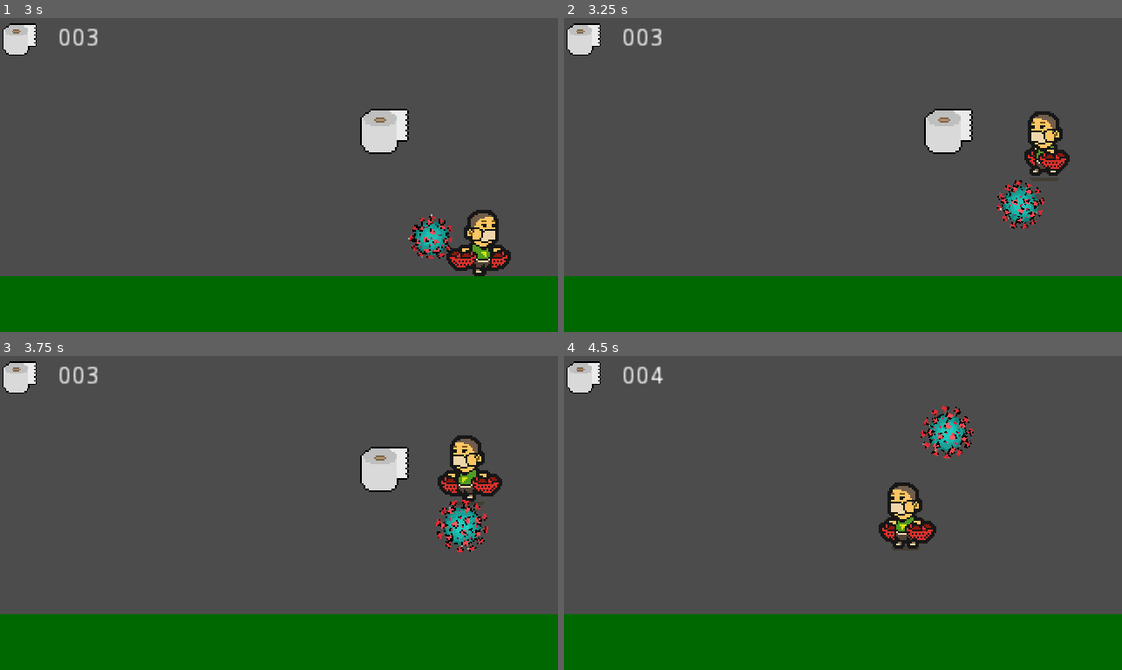
Above: before the commit, frames 1-4 (two rows, left to right).
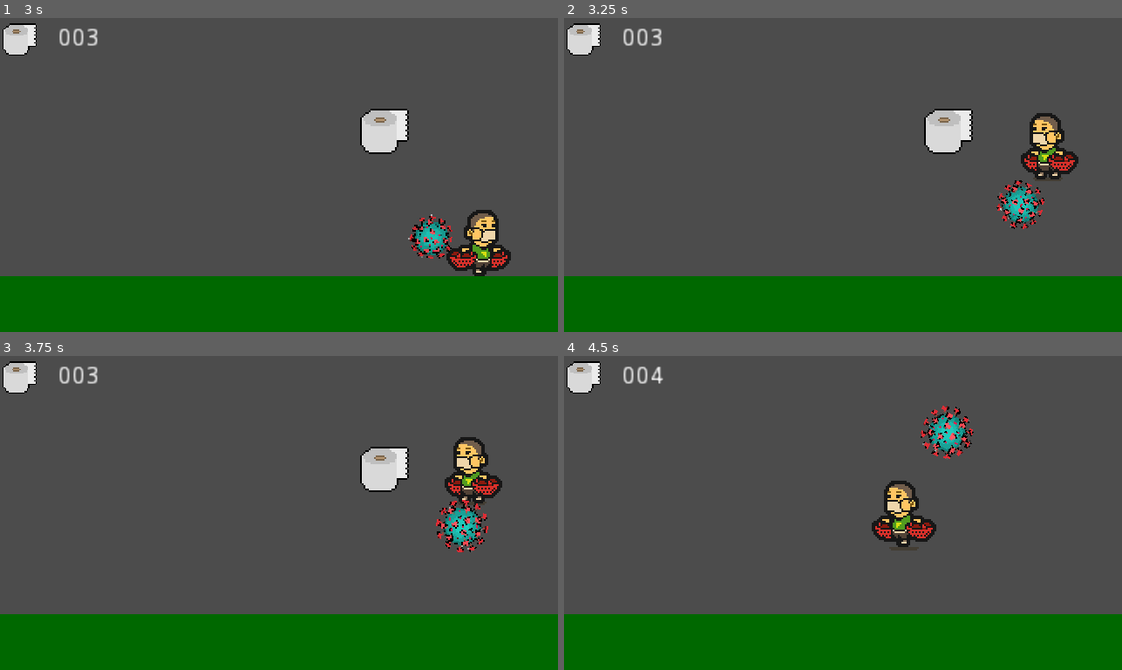
Above: after the commit, the same moments.

Repository: progsource/ssj2020_1
Game: Godot game, scene res://scenes/Game.tscn
Same seed, same stepped clock (60 frames per second), same inputs: the game is played once before the commit and once after it.
Inputs:
- Up to frame 1 (3 s): hold Right (ui_right) 0.53-2.03 s; tap Space (ui_select) at 0.77, 1.52 s; hold Left (ui_left) from 2.03 s (still down)
- Up to frame 2 (3.25 s): keep holding Left (ui_left); tap Space (ui_select) at 3.02 s
- Up to frame 3 (3.75 s): keep holding Left (ui_left)
- Up to frame 4 (4.5 s): tap Space (ui_select) at 3.77 s; release Left (ui_left) at 4.28 s; hold Right (ui_right) from 4.28 s (still down)

Frame 1 is identical in both runs. In frame 2, 0.9% of the frame differs, in the area x 81-93%, y 29-52%; in frame 3, 1.0%; in frame 4, 1.0%, in the area x 55-67%, y 39-62%.

Commit message:
Player jump animation

Diff:
--- a/code/packed/Player.tscn
+++ b/code/packed/Player.tscn
@@ -21,6 +21,22 @@
 "transitions": PoolRealArray( 1, 1, 1, 1 ),
 "update": 1,
 "values": [ Rect2( 0, 0, 48, 48 ), Rect2( 48, 0, 48, 48 ), Rect2( 96, 0, 48, 48 ), Rect2( 144, 0, 48, 48 ) ]
+}
+
+[sub_resource type="Animation" id=4]
+resource_name = "PlayerJump"
+loop = true
+tracks/0/type = "value"
+tracks/0/path = NodePath("Sprite:region_rect")
+tracks/0/interp = 1
+tracks/0/loop_wrap = true
+tracks/0/imported = false
+tracks/0/enabled = true
+tracks/0/keys = {
+"times": PoolRealArray( 0.1 ),
+"transitions": PoolRealArray( 1 ),
+"update": 0,
+"values": [ Rect2( 0, 96, 48, 48 ) ]
 }
 
 [sub_resource type="Animation" id=3]
@@ -47,7 +63,7 @@
 [node name="Sprite" type="Sprite" parent="."]
 texture = ExtResource( 1 )
 region_enabled = true
-region_rect = Rect2( 0, 48, 48, 48 )
+region_rect = Rect2( 144, 48, 48, 48 )
 
 [node name="CollisionShape2D" type="CollisionShape2D" parent="."]
 position = Vector2( -1, 2 )
@@ -56,4 +72,5 @@
 [node name="AnimationPlayer" type="AnimationPlayer" parent="."]
 autoplay = "PlayerIdle"
 anims/PlayerIdle = SubResource( 2 )
+anims/PlayerJump = SubResource( 4 )
 anims/PlayerRun = SubResource( 3 )
--- a/code/scripts/Player.gd
+++ b/code/scripts/Player.gd
@@ -75,3 +75,5 @@
 		$AnimationPlayer.play("PlayerIdle")
 	elif current_state == State.RUNNING:
 		$AnimationPlayer.play("PlayerRun")
+	elif current_state == State.JUMPING:
+		$AnimationPlayer.play("PlayerJump")
Binary file changed: code/assets/gfx/player/player_guy.png
Not shown: 1 places in code/packed/Player.tscn that only renumber resources
